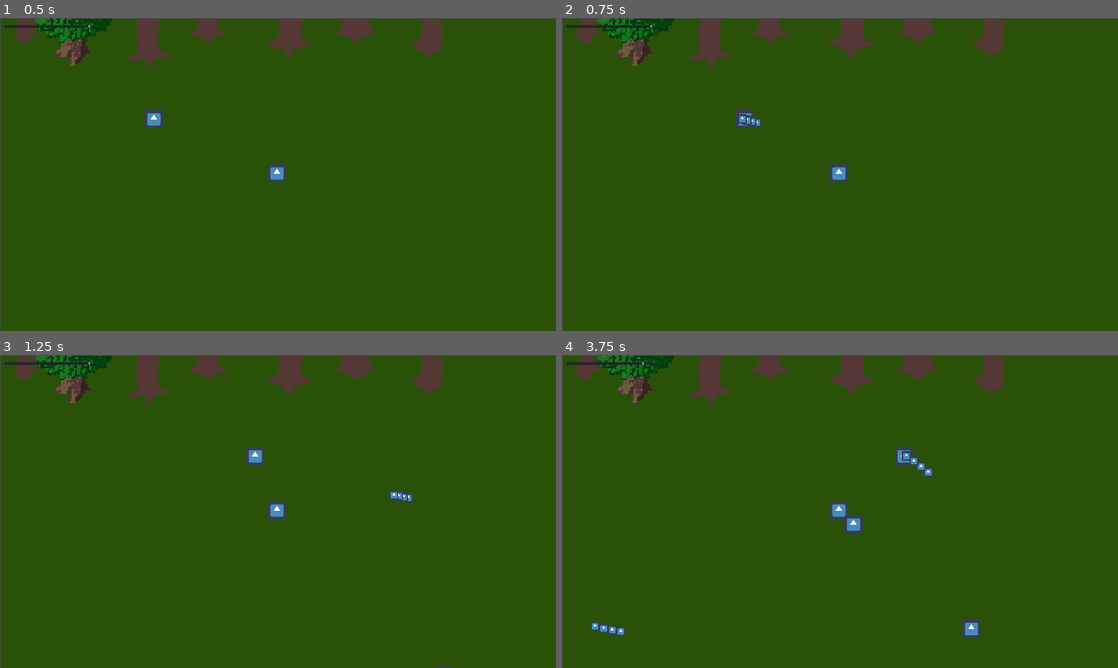
Above: before the commit, frames 1-4 (two rows, left to right).
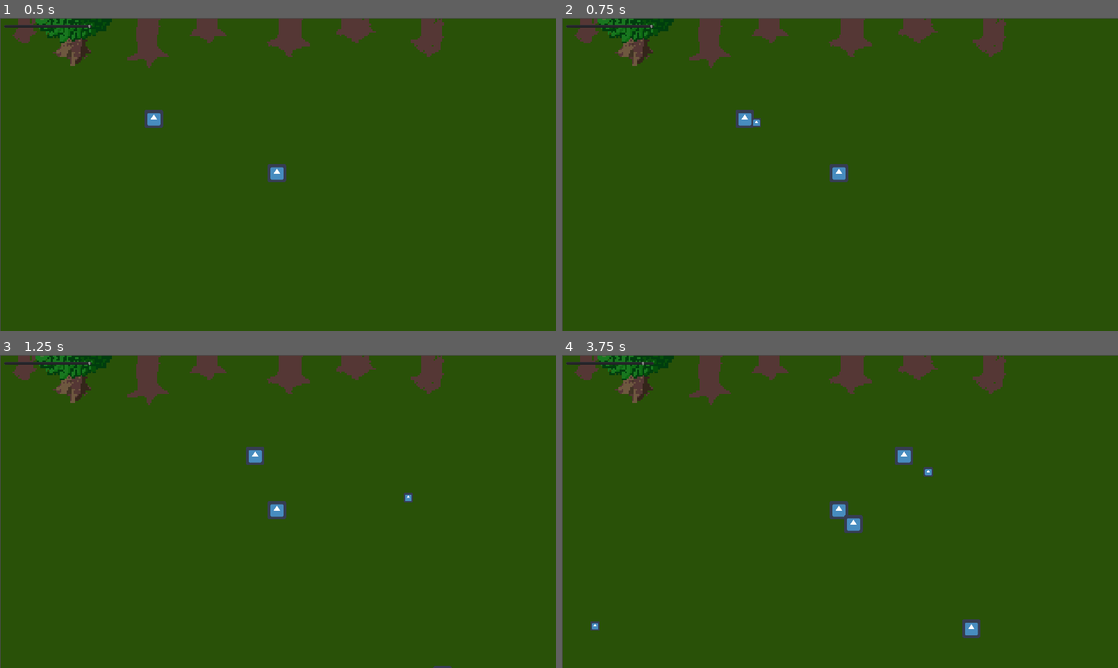
Above: after the commit, the same moments.

Repository: moisesjbc/atalanta-golden-odyssey
Game: Godot game, scene res://gameplay/main_stable/main_stable.tscn
Same seed, same stepped clock (60 frames per second), same inputs: the game is played once before the commit and once after it. The engine's default icon, where the game draws it, is replaced by a stand-in: a white triangle on a blue panel in a dark square.
Inputs (mouse positions are in pixels of both pictures, inside the frame that each line leads up to):
- Up to frame 1 (0.5 s): no input
- Up to frame 2 (0.75 s): tap Enter at 0.5 s; move the mouse to (962, 158) at 0.52 s; hold Right (ui_right) from 0.53 s (still down); click (962, 158) at 0.67 s
- Up to frame 3 (1.25 s): keep holding Right (ui_right)
- Up to frame 4 (3.75 s): move the mouse to (728, 527) at 1.27 s; release Right (ui_right) at 1.28 s; hold Down (ui_down) 1.28-2.03 s; click (728, 527) at 1.42 s; move the mouse to (895, 442) at 2.02 s; hold Right (ui_right) 2.03-2.78 s; click (895, 442) at 2.17 s; move the mouse to (812, 574) at 2.77 s; hold Up (ui_up) 2.78-3.53 s; click (812, 574) at 2.92 s; move the mouse to (1006, 558) at 3.52 s; hold Left (ui_left) from 3.53 s (still down); click (1006, 558) at 3.67 s

Frame 1 is identical in both runs. In frame 2, less than 0.1% of the frame differs, in the area x 31-35%, y 30-35%; in frame 3, less than 0.1%; in frame 4, 0.2%, in the area x 6-66%, y 30-90%.

Commit message:
Add shooting cooldown

Diff:
--- a/godot-project/gameplay/player/player.gd
+++ b/godot-project/gameplay/player/player.gd
@@ -2,6 +2,7 @@
 
 export var speed: int = 500
 onready var bullet_scene = preload("res://gameplay/bullet/bullet.tscn")
+export var cooldown = 0.3
 
 # Called when the node enters the scene tree for the first time.
 func _ready():
@@ -22,7 +23,8 @@
 	elif Input.is_action_pressed("ui_down"):
 		velocity.y = 1
 
-	if Input.is_mouse_button_pressed(BUTTON_LEFT):
+	if $cooldown_timer.is_stopped() and Input.is_mouse_button_pressed(BUTTON_LEFT):
+		$cooldown_timer.start(cooldown)
 		var bullet = bullet_scene.instance()
 		bullet.global_position = global_position
 		bullet.target_position = get_global_mouse_position()
--- a/godot-project/gameplay/player/player.tscn
+++ b/godot-project/gameplay/player/player.tscn
@@ -15,3 +15,6 @@
 [node name="collision_shape" type="CollisionShape2D" parent="."]
 position = Vector2( 0, 0.5 )
 shape = SubResource( 1 )
+
+[node name="cooldown_timer" type="Timer" parent="."]
+one_shot = true
